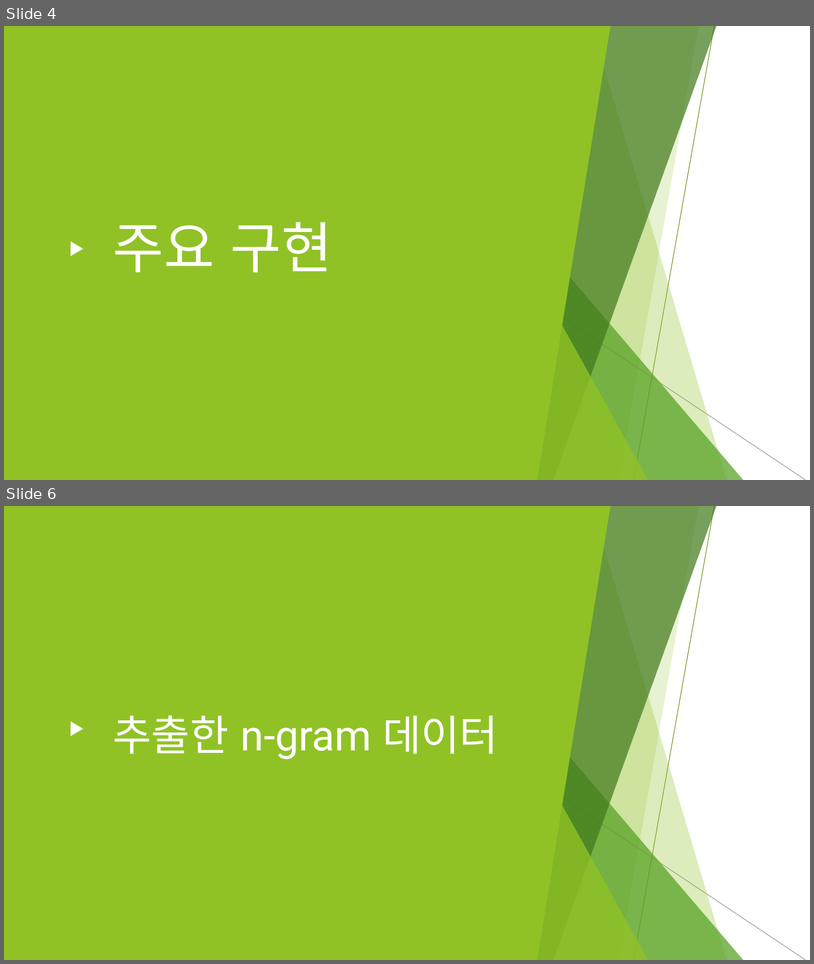
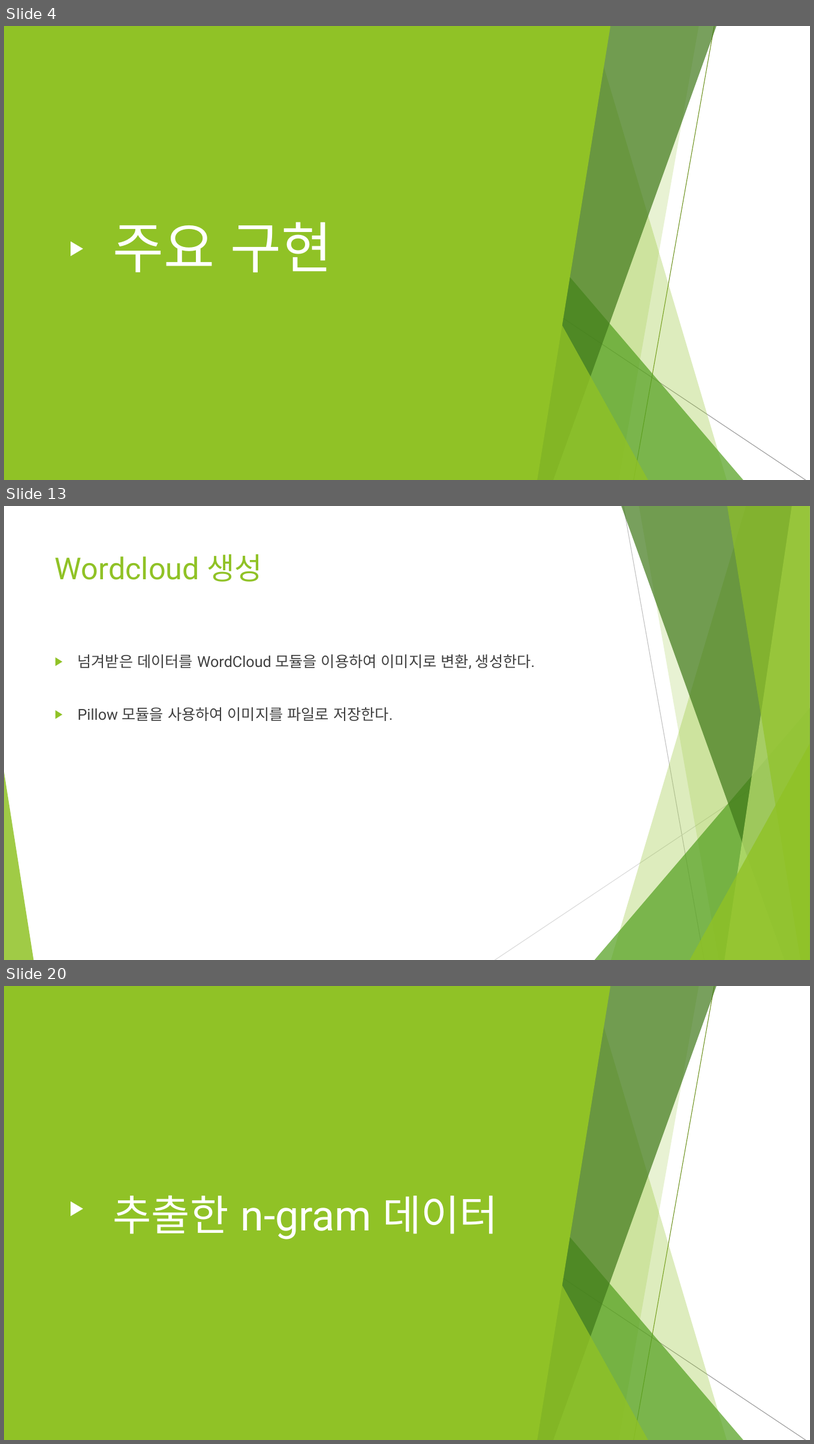
Before and after one commit to ghyeon0/BigData_Homework, a slide deck: HW4/HW4_renew/final_report.pptx. Shown one above the other, each under a label of ours: slides 4 and 6 before the commit, slides 4, 13 and 20 after it; the slides between them are not shown. The pictures are 814x964 and 814x1444 pixels, drawn with LibreOffice and Linux fonts; fonts in the diff are those of the drawing. Boxes give left, top, right and bottom in pixels: in the first picture for what was removed or moved away, otherwise in the second. Text is boxed around its words. In the diff, an @@ line names an element or a change of style, - is before the commit and + after.

```diff
--- a/HW4/HW4_renew/final_report.pptx
+++ b/HW4/HW4_renew/final_report.pptx
@@ slide 13 added at bbox=[4, 506, 810, 960], background #FFFFFF; not listed: 8 template elements that a slide beside it also shows @@
@@ line added from (624, 506) to (705, 960), #BFBFBF 0.75 pt @@
@@ title added at bbox=[55, 554, 263, 582], 36 pt, text #90C226 @@
+Wordcloud 생성
@@ text added at bbox=[78, 654, 535, 721], 18 pt, text #404040 @@
+▶ 넘겨받은 데이터를 WordCloud 모듈을 이용하여 이미지로 변환, 생성한다.
+▶ Pillow 모듈을 사용하여 이미지를 파일로 저장한다.
@@ line added from (810, 750) to (495, 960), #D9D9D9 0.75 pt @@
@@ what was slide 6 is now slide 20 @@
```
Also in this commit, not shown: 3 slides changed, 14 other slides added, 1 slide removed, 2 other files.
